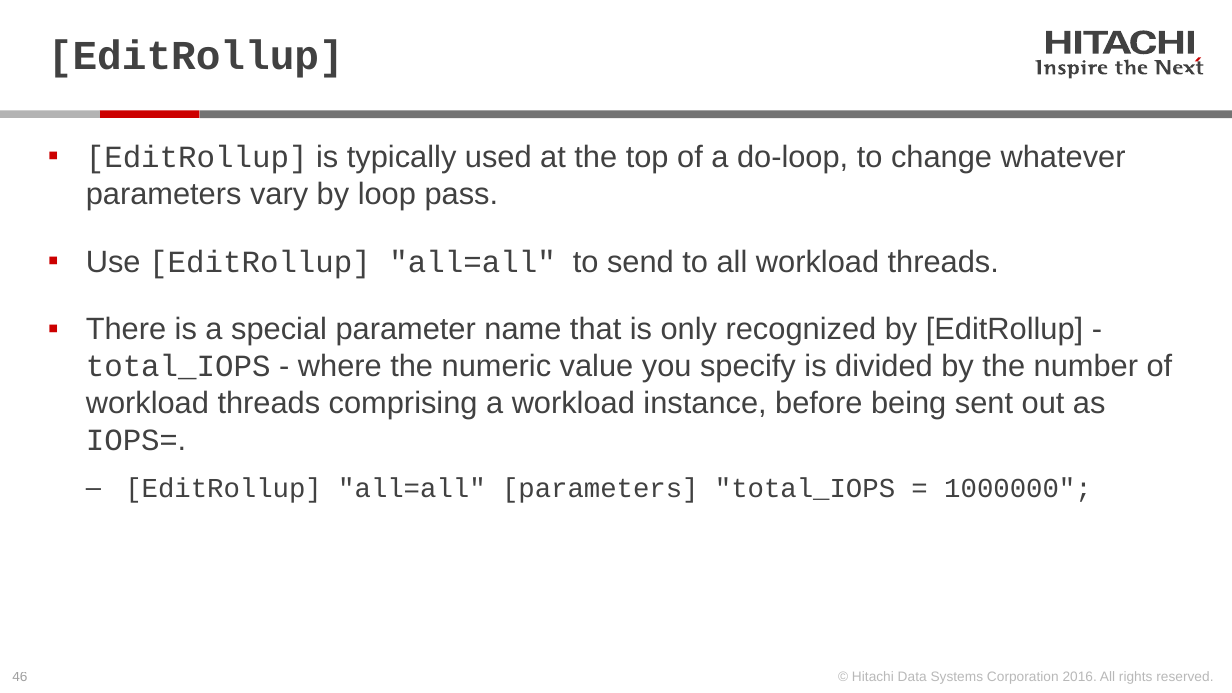
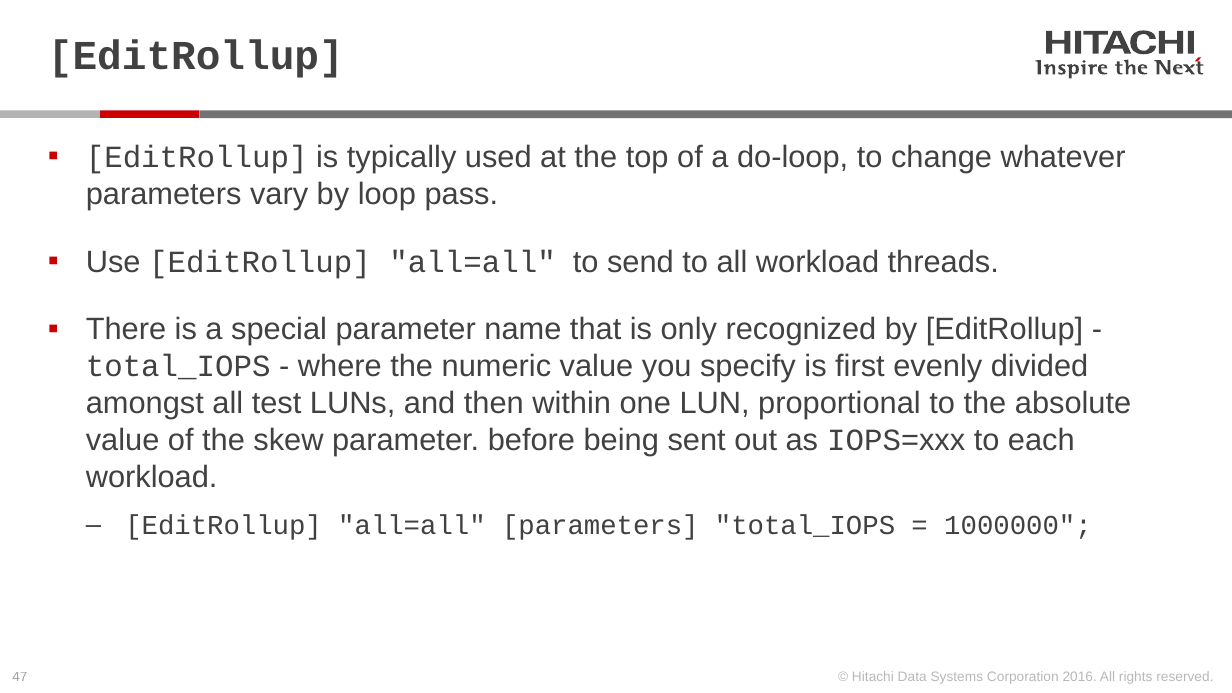
Before and after one commit to Hitachi-Data-Systems/ivy, a slide deck: slide 47 of doc/Programming the ivy engine.pptx (slide 46 before the commit). Drawn at 1232x693 pixels with LibreOffice and Linux fonts; fonts in the diff are those of the drawing. Boxes give left, top, right and bottom in pixels: in the first picture for what was removed or moved away, otherwise in the second. Text is boxed around its words. In the diff, an @@ line names an element or a change of style, - is before the commit and + after.

Commit message:
ivy 3.00.01 new_dedupe + one_thread_per_core, ivyslave->ivydriver

```diff
--- a/doc/Programming the ivy engine.pptx
+++ b/doc/Programming the ivy engine.pptx
@@ text at (x1=86, y1=316, x2=1131, y2=488): text changed @@
-▪ There is a special parameter name that is only recognized by [EditRollup] - total_IOPS - where the numeric value you specify is divided by the number of workload threads comprising a workload instance, before being sent out as IOPS=.
+▪ There is a special parameter name that is only recognized by [EditRollup] - total_IOPS - where the numeric value you specify is first evenly divided amongst all test LUNs, and then within one LUN, proportional to the absolute value of the skew parameter. before being sent out as IOPS=xxx to each workload.
@@ page number at (x1=12, y1=672, x2=27, y2=681): text changed @@
-46
+47
```
Also in this commit, not shown: 11 other slides changed, 14 slides added, 54 other files.
